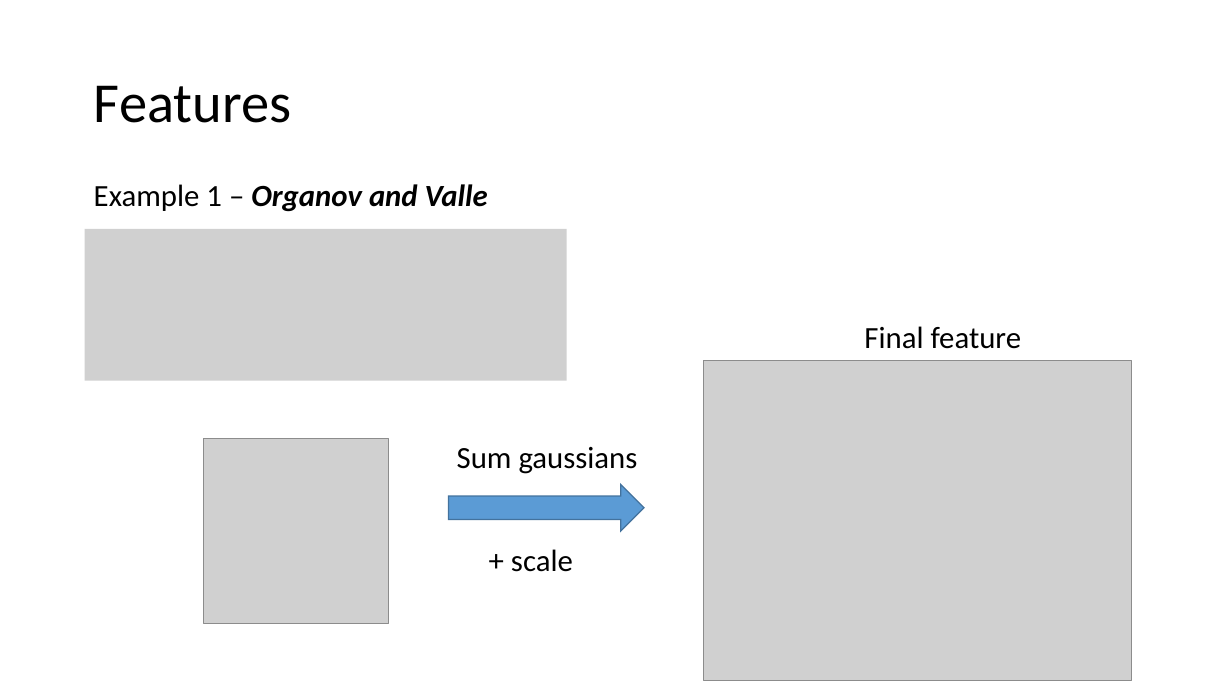
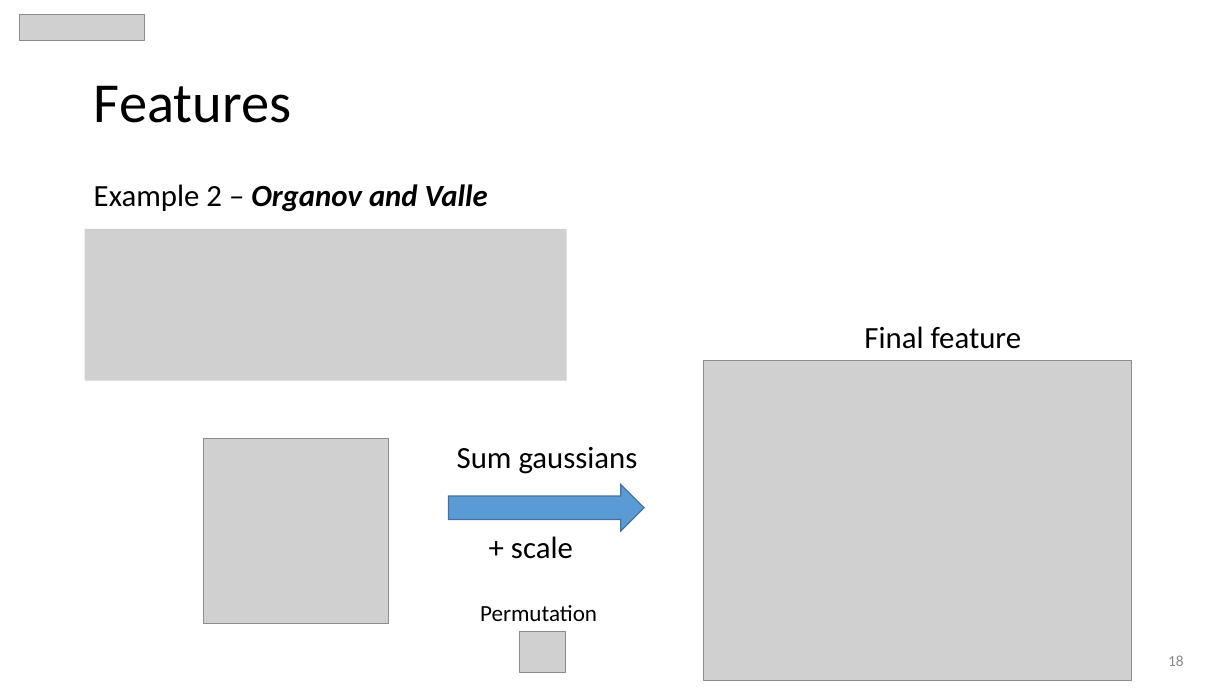
Before and after one commit to MaltheBisbo/learningForces, a slide deck: slide 18 of Presentations/2018-06-01-copenhagen.pptx (slide 19 before the commit). Drawn at 1232x693 pixels with LibreOffice and Linux fonts; fonts in the diff are those of the drawing; grey boxes stand for pictures. Boxes give left, top, right and bottom in pixels: in the first picture for what was removed or moved away, otherwise in the second. Text is boxed around its words. In the diff, an @@ line names an element or a change of style, - is before the commit and + after.

```diff
--- a/Presentations/2018-06-01-copenhagen.pptx
+++ b/Presentations/2018-06-01-copenhagen.pptx
@@ picture added at bbox=[20, 14, 145, 40] @@
@@ text at bbox=[94, 184, 488, 212]: text changed @@
-Example 1 – Organov and Valle
+Example 2 – Organov and Valle
@@ text "+ scale": place and size @@
-text "+ scale" at bbox=[511, 549, 573, 572]
+text "+ scale" at bbox=[511, 536, 573, 559]
@@ text added at bbox=[480, 605, 597, 621], 18 pt, text #000000 @@
+Permutation
@@ picture added at bbox=[519, 631, 566, 673] @@
@@ page number added at bbox=[1168, 655, 1184, 666], 12 pt, text #8C8C8C @@
+18
```
Also in this commit, not shown: 31 other slides changed, 10 slides added, 2 slides removed, 23 other files.
